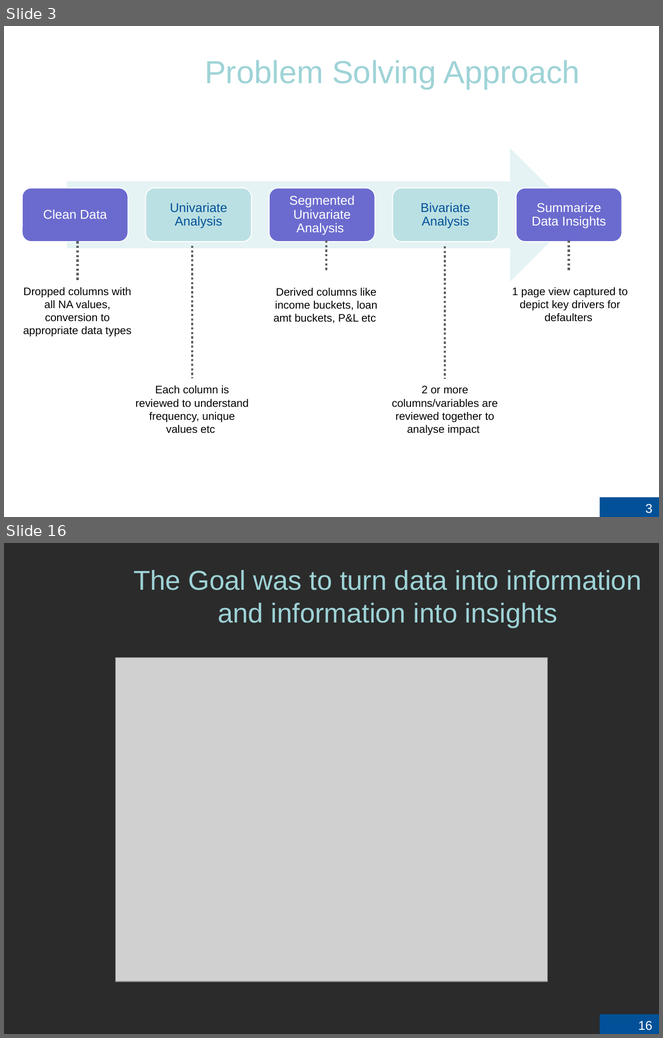
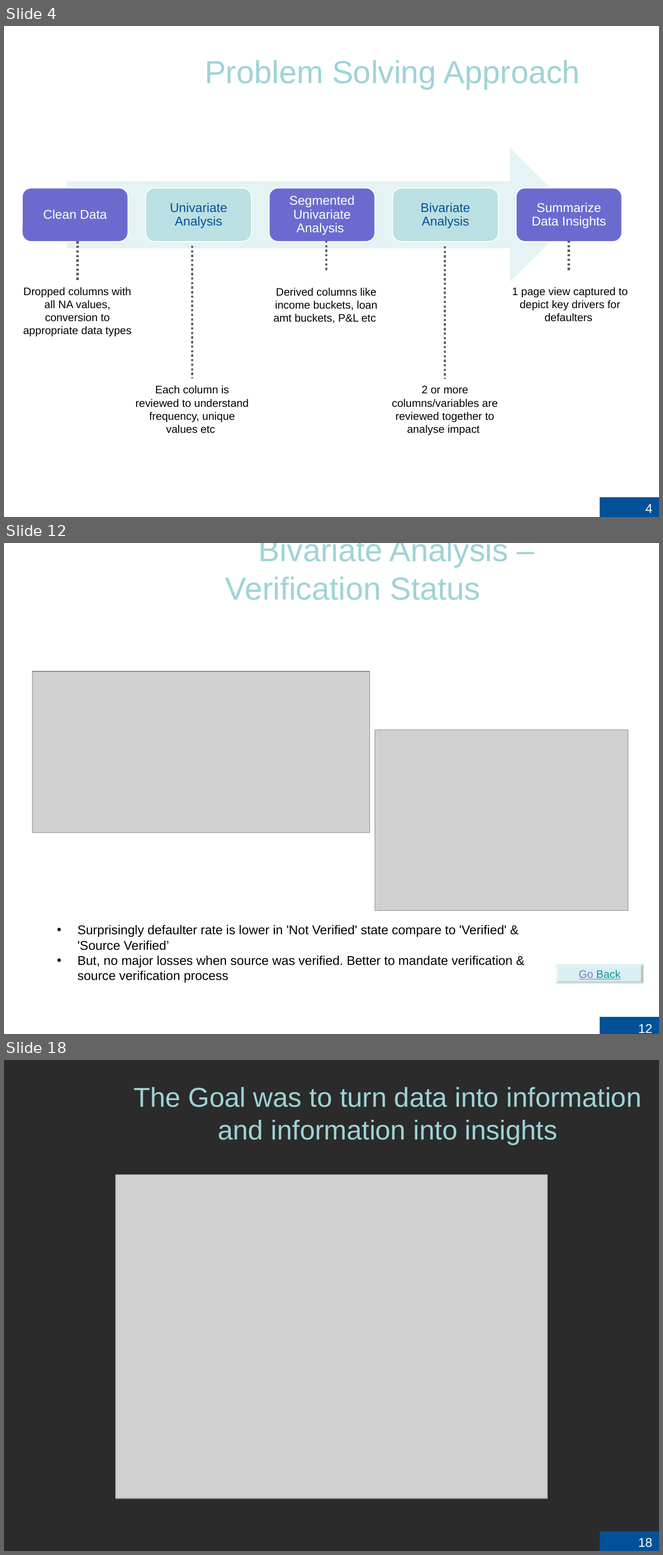
Before and after one commit to RujDha/LendingClub-CaseStudy, a slide deck: LeandingClub-CaseStudy.pptx. Shown one above the other, each under a label of ours: slides 3 and 16 before the commit, slides 4, 12 and 18 after it; the slides between them are not shown. The pictures are 663x1038 and 663x1555 pixels, drawn with LibreOffice and Linux fonts; fonts in the diff are those of the drawing; grey boxes stand for pictures; background and template pictures are left out; a plain dark background stands for a picture behind light text. Boxes give left, top, right and bottom in pixels: in the first picture for what was removed or moved away, otherwise in the second. Text is boxed around its words. In the diff, an @@ line names an element or a change of style, - is before the commit and + after.

```diff
--- a/LeandingClub-CaseStudy.pptx
+++ b/LeandingClub-CaseStudy.pptx
@@ slide 12 added at (x1=4, y1=543, x2=659, y2=1034), background picture (left out) @@
@@ title added at (x1=226, y1=543, x2=508, y2=600), 35 pt, text #9ED3D7 @@
+Bivariate Analysis – Verification Status
@@ picture added at (x1=32, y1=671, x2=370, y2=833) @@
@@ picture added at (x1=375, y1=730, x2=628, y2=911) @@
@@ text added at (x1=77, y1=925, x2=513, y2=983), 14 pt, text #000000 @@
+• Surprisingly defaulter rate is lower in 'Not Verified' state compare to 'Verified' & 'Source Verified’
+• But, no major losses when source was verified. Better to mandate verification & source verification process
@@ bevel added at (x1=556, y1=964, x2=644, y2=984), fill #BBE0E3 at 50% opacity, 12 pt, text #009999, underline @@
+Go Back
@@ page number added at (x1=599, y1=1017, x2=659, y2=1034), fill #025198, 14 pt, text #FFFFFF @@
+12
@@ page number added at (x1=638, y1=1025, x2=652, y2=1033), 14 pt, text #000000 @@
+12
@@ what was slide 3 is now slide 4 @@
@@ page number at (x1=646, y1=504, x2=653, y2=513): text changed @@
-3
+4
@@ what was slide 16 is now slide 18 @@
@@ page number at (x1=638, y1=1538, x2=652, y2=1548): text changed @@
-16
+18
```
Also in this commit, not shown: 13 slides changed, 1 other slide added, 2 other files.
